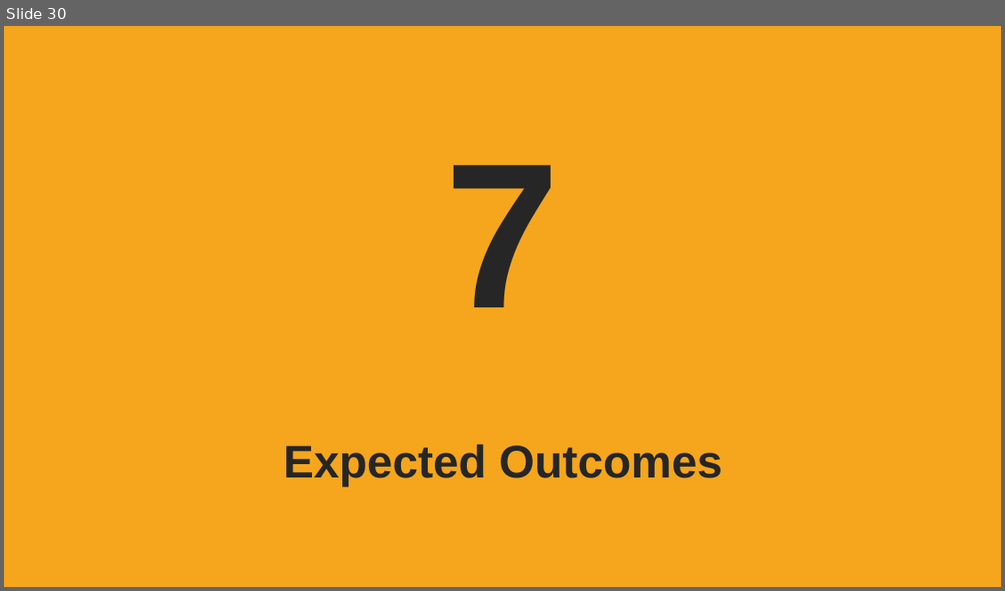
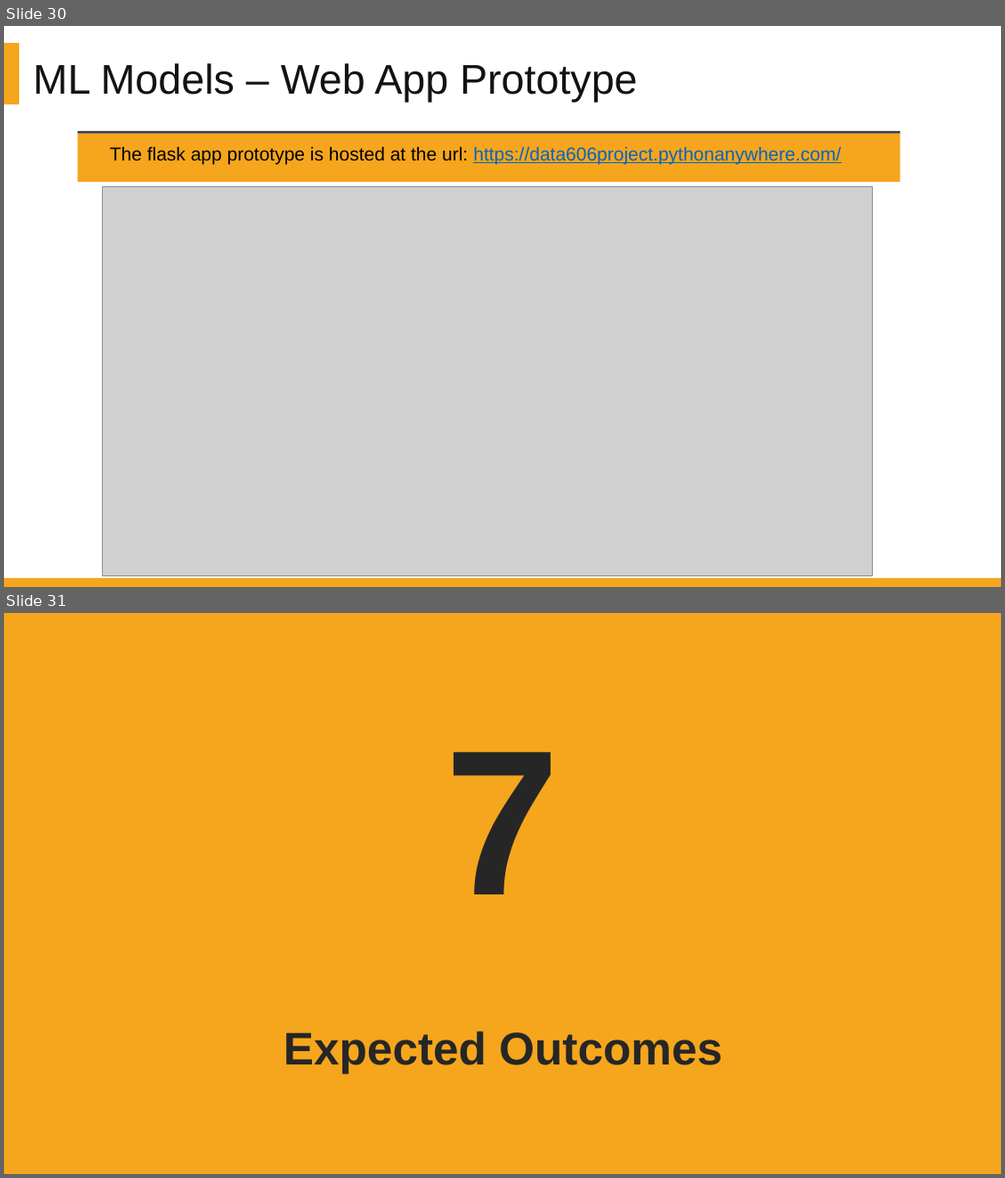
Before and after one commit to DATA-606-SPRING-2022/Jin_DATA606, a slide deck: presentation/Project_Presentation_EDA_v1.1.pptx. Shown one above the other, each under a label of ours: slide 30 before the commit, slides 30 and 31 after it. The pictures are 1005x591 and 1005x1178 pixels, drawn with LibreOffice and Linux fonts; fonts in the diff are those of the drawing; grey boxes stand for pictures; background and template pictures are left out. Boxes give left, top, right and bottom in pixels: in the first picture for what was removed or moved away, otherwise in the second. Text is boxed around its words. In the diff, an @@ line names an element or a change of style, - is before the commit and + after.

Commit message:
flask app added

```diff
--- a/presentation/Project_Presentation_EDA_v1.1.pptx
+++ b/presentation/Project_Presentation_EDA_v1.1.pptx
@@ slide 30 added at (4, 26, 1001, 587), background #FFFFFF @@
@@ rectangle added at (4, 43, 19, 104), fill #F5A61C @@
@@ text added at (30, 63, 199, 79), 28 pt, text #404040 @@
+Add your title
@@ text added at (33, 63, 638, 103), 40 pt, text #141214 @@
+ML Models – Web App Prototype
@@ text added at (30, 87, 638, 103), 18 pt, text #A6A6A6 @@
+Click add this section keywords detailed description of the contents of this paragraph
@@ rectangle added at (77, 131, 900, 133), fill #404040 @@
@@ rectangle added at (77, 134, 900, 183), fill #F5A61C @@
@@ text added at (110, 146, 841, 164), 18 pt, text #0563C1, underline @@
+The flask app prototype is hosted at the url: https://data606project.pythonanywhere.com/
@@ picture added at (103, 187, 873, 576) @@
@@ rectangle added at (4, 578, 1001, 587), fill #F5A61C @@
@@ what was slide 30 is now slide 31 @@
```
Also in this commit, not shown: 1 slide changed, 6 other files.
